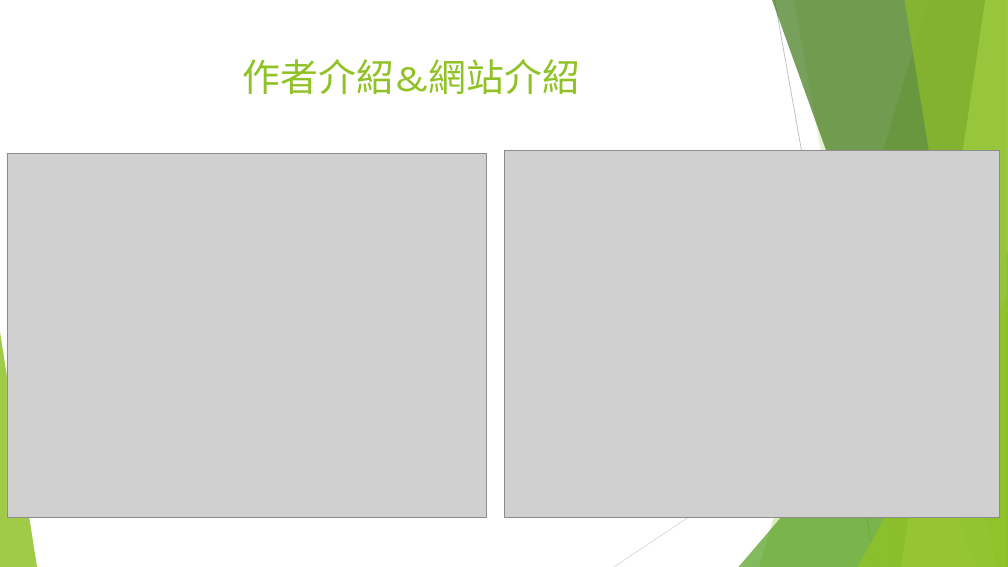
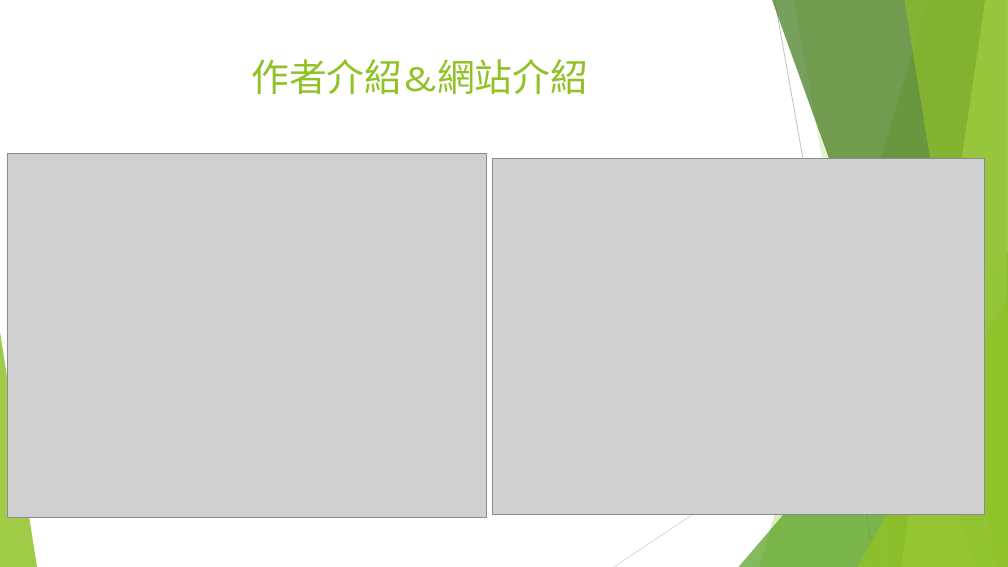
Before and after one commit to happy1103/SecretCloset, a slide deck: slide 9 of Webprograming/document/00457004+00457013.pptx. Drawn at 1008x567 pixels with LibreOffice and Linux fonts; fonts in the diff are those of the drawing; grey boxes stand for pictures. Boxes give left, top, right and bottom in pixels: in the first picture for what was removed or moved away, otherwise in the second. Text is boxed around its words. In the diff, an @@ line names an element or a change of style, - is before the commit and + after.

```diff
--- a/Webprograming/document/00457004+00457013.pptx
+++ b/Webprograming/document/00457004+00457013.pptx
@@ title "作者介紹&網站介紹": place and size @@
-title "作者介紹&網站介紹" at <box>243,59,580,94</box>
+title "作者介紹&網站介紹" at <box>251,59,588,94</box>
@@ picture: place and size @@
-picture at <box>504,150,1000,517</box>
+picture at <box>492,158,985,515</box>
```
Also in this commit, not shown: 8 other slides changed, 2 slides added.
